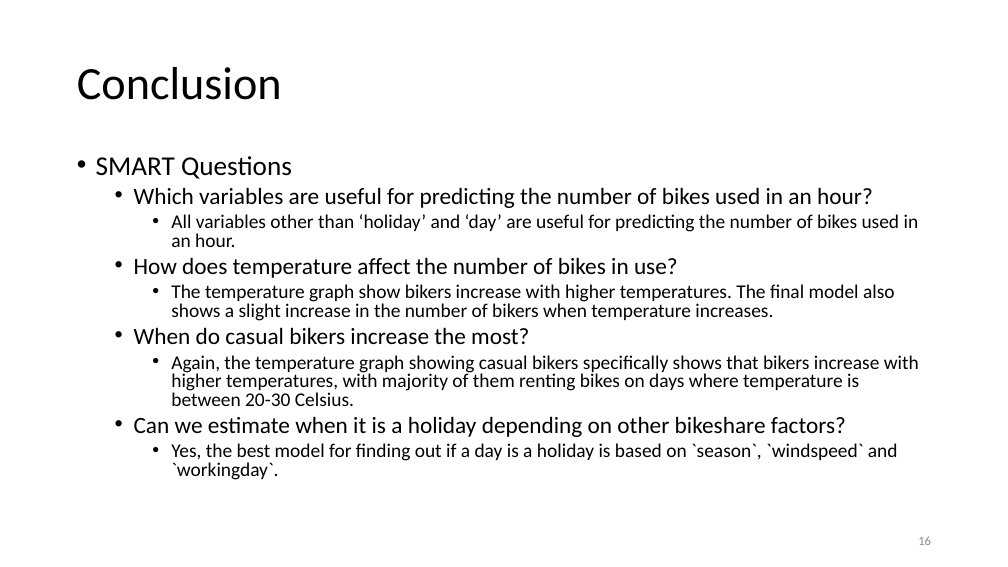
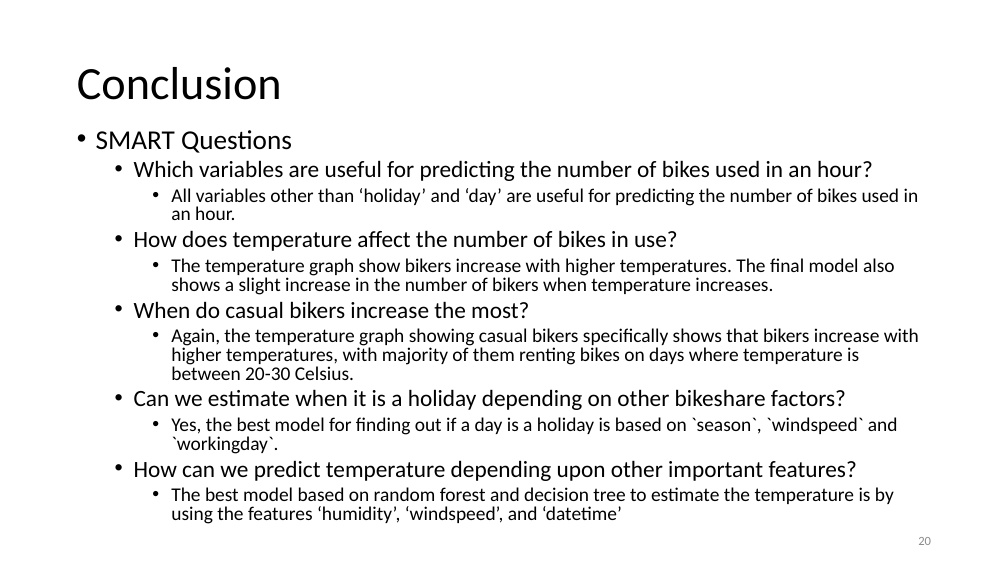
Before and after one commit to Modupeolawuraola/Group-Project-DAT-6101, a slide deck: slide 20 of Predicting Bike Sharing Demand in Cities - Final.pptx (slide 16 before the commit). Drawn at 1008x567 pixels with LibreOffice and Linux fonts; fonts in the diff are those of the drawing. Boxes give left, top, right and bottom in pixels: in the first picture for what was removed or moved away, otherwise in the second. Text is boxed around its words. In the diff, an @@ line names an element or a change of style, - is before the commit and + after.

```diff
--- a/Predicting Bike Sharing Demand in Cities - Final.pptx
+++ b/Predicting Bike Sharing Demand in Cities - Final.pptx
@@ text "SMART Questions": place and size @@
-text "SMART Questions" at <box>96,156,919,480</box>
+text "SMART Questions" at <box>96,130,919,524</box>
@@ text at <box>134,460,894,524</box>: paragraphs added @@
+  • How can we predict temperature depending upon other important features?
+    • The best model based on random forest and decision tree to estimate the temperature is by using the features ‘humidity’, ‘windspeed’, and ‘datetime’
@@ page number at <box>918,537,931,545</box>: text changed @@
-16
+20
```
Also in this commit, not shown: 1 other slide changed, 5 slides added, 9 other files.
